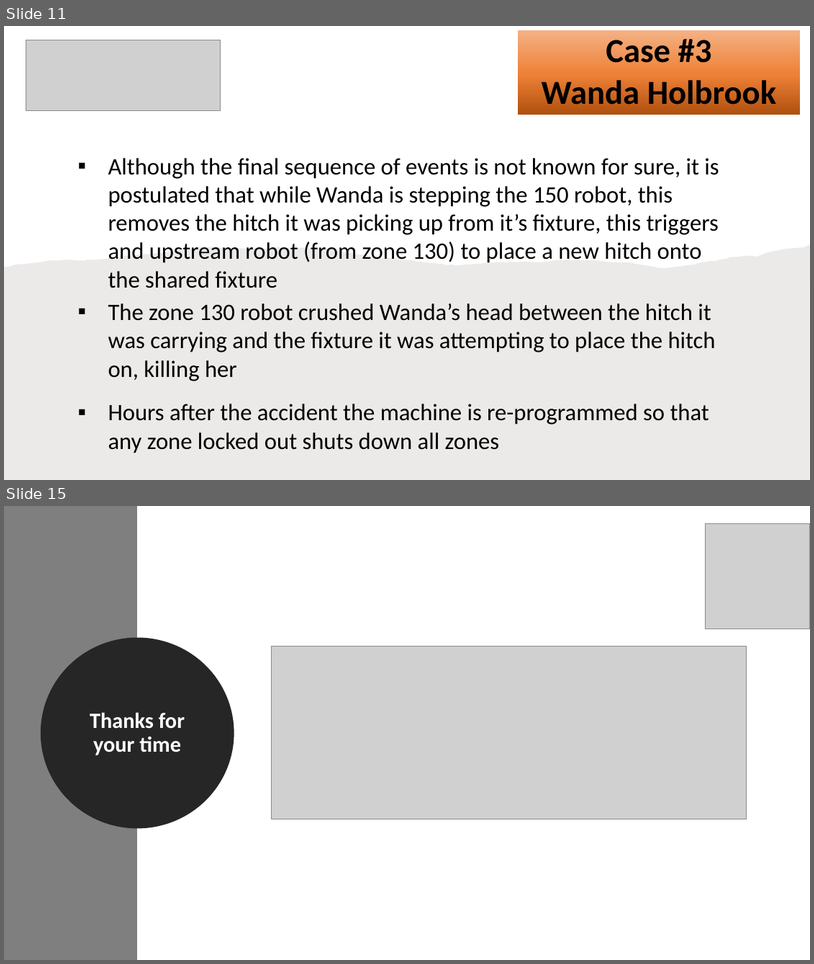
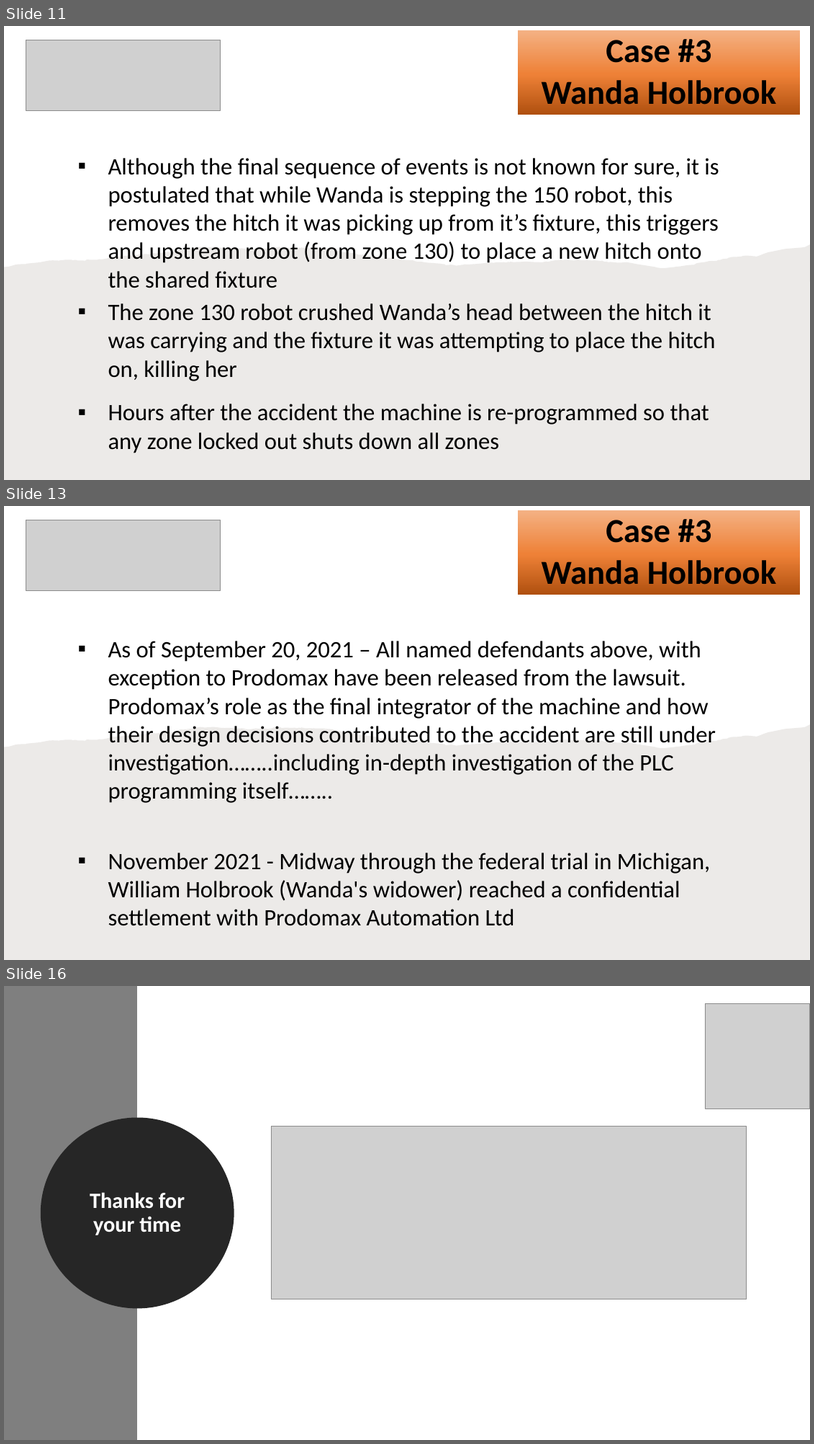
Before and after one commit to Sodecia-GTAC/wiki, a slide deck: GTAC Controls Training Package/GTAC Training - Safety Liability_20260602.pptx. Shown one above the other, each under a label of ours: slides 11 and 15 before the commit, slides 11, 13 and 16 after it; the slides between them are not shown. The pictures are 814x964 and 814x1444 pixels, drawn with LibreOffice and Linux fonts; fonts in the diff are those of the drawing; grey boxes stand for pictures. Boxes give left, top, right and bottom in pixels: in the first picture for what was removed or moved away, otherwise in the second. Text is boxed around its words. In the diff, an @@ line names an element or a change of style, - is before the commit and + after.

```diff
--- a/GTAC Controls Training Package/GTAC Training - Safety Liability_20260602.pptx
+++ b/GTAC Controls Training Package/GTAC Training - Safety Liability_20260602.pptx
@@ slide 13 added at [4, 506, 810, 960], background #FFFFFF @@
@@ picture added at [26, 520, 221, 591] @@
@@ rectangle added at [518, 510, 801, 595], fill gradient #B0500F to #EE8137 to #F4B183, 40 pt, text #000000, bold @@
+Case #3
+Wanda Holbrook
@@ text added at [108, 641, 716, 803], 28 pt, text #000000 @@
+▪ As of September 20, 2021 – All named defendants above, with exception to Prodomax have been released from the lawsuit. Prodomax’s role as the final integrator of the machine and how their design decisions contributed to the accident are still under investigation……..including in-depth investigation of the PLC programming itself……..
@@ freeform shape added at [4, 724, 810, 960], fill #82766A at 15% opacity @@
@@ text added at [108, 852, 710, 926], 28 pt, text #000000 @@
+▪ November 2021 - Midway through the federal trial in Michigan, William Holbrook (Wanda's widower) reached a confidential settlement with Prodomax Automation Ltd
@@ what was slide 15 is now slide 16 @@
```
Also in this commit, not shown: 4 slides changed.
